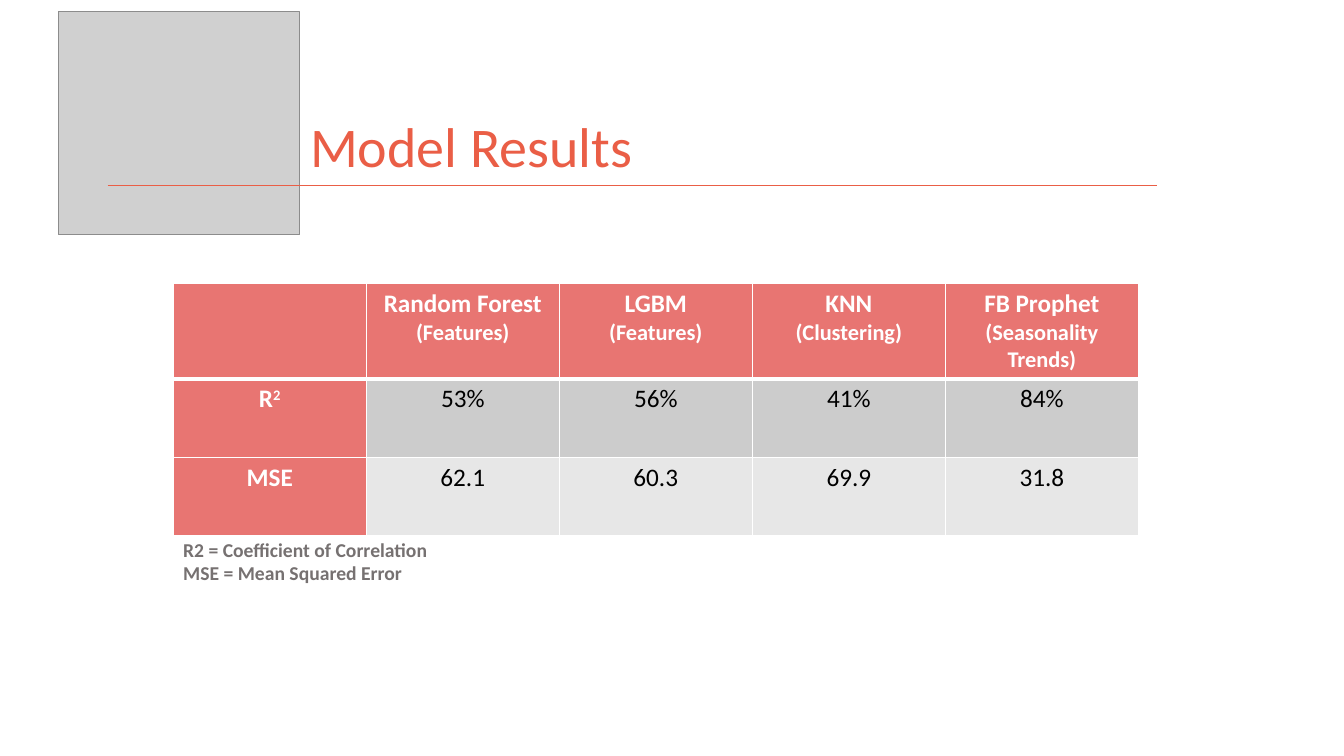
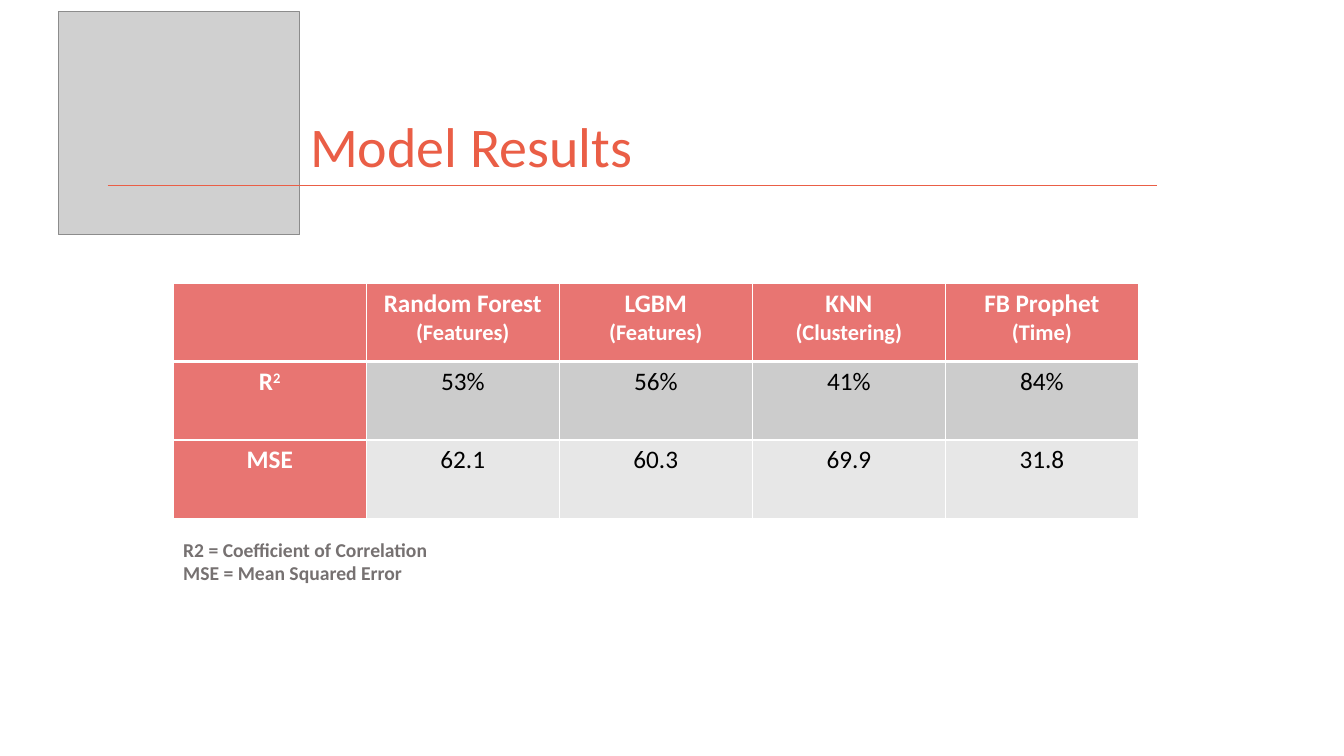
Before and after one commit to kman4/AirbnbPredictions, a slide deck: slide 15 of Airbnb Price Predictions (Model).pptx. Drawn at 1344x756 pixels with LibreOffice and Linux fonts; fonts in the diff are those of the drawing; grey boxes stand for pictures. Boxes give left, top, right and bottom in pixels: in the first picture for what was removed or moved away, otherwise in the second. Text is boxed around its words. In the diff, an @@ line names an element or a change of style, - is before the commit and + after.

```diff
--- a/Airbnb Price Predictions (Model).pptx
+++ b/Airbnb Price Predictions (Model).pptx
@@ table at (x1=173, y1=283, x2=1141, y2=518) @@
-row 1, column 5: FB Prophet / (Seasonality Trends)
+row 1, column 5: FB Prophet / (Time)
```
Also in this commit, not shown: 2 other slides changed.
